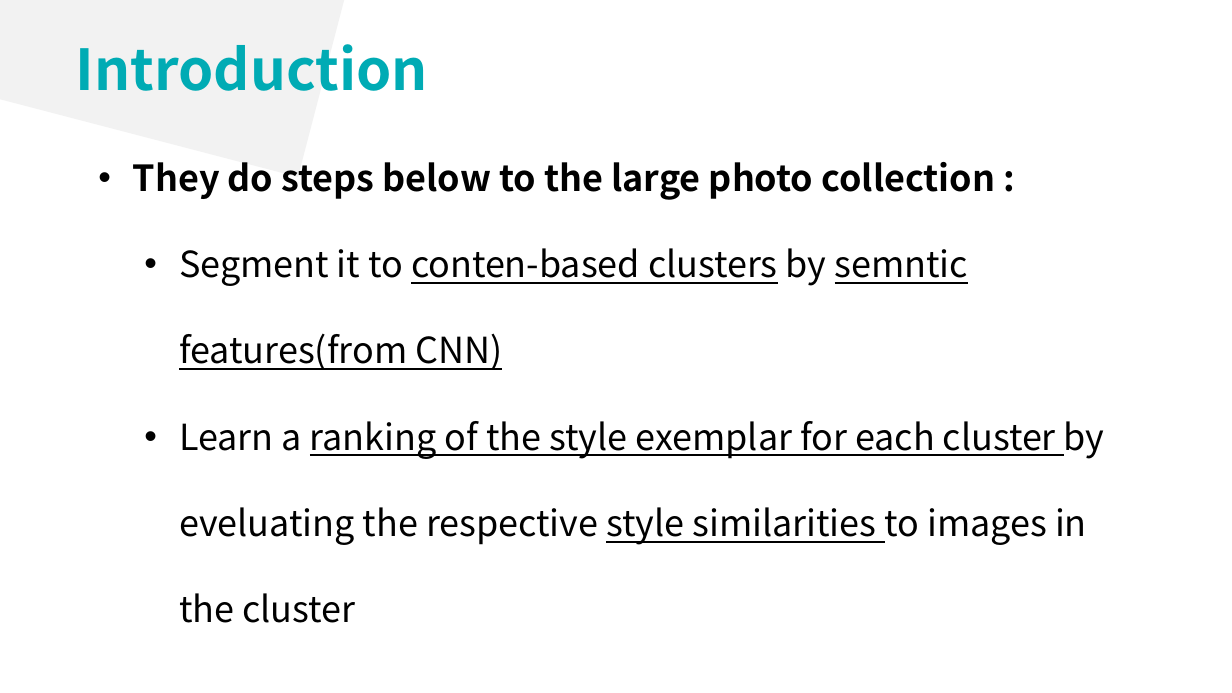
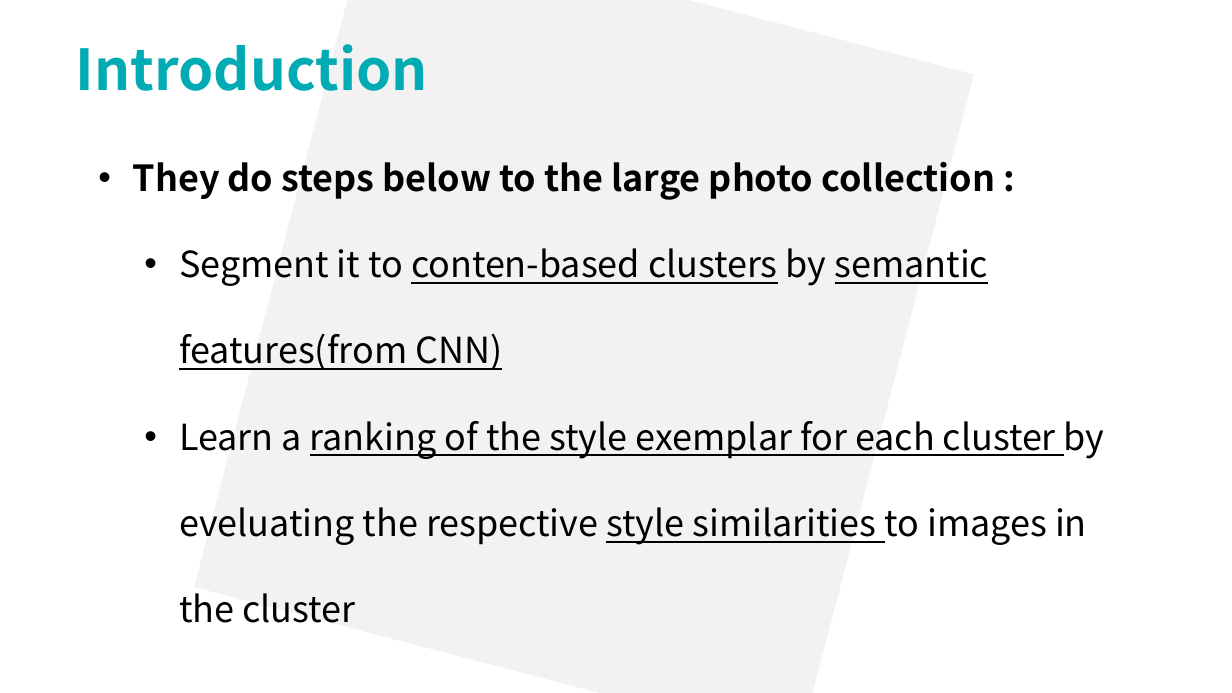
Before and after one commit to lsyoath/sheepy, a slide deck: slide 10 of ComputerVision.pptx (slide 8 before the commit). Drawn at 1232x693 pixels with LibreOffice and Linux fonts; fonts in the diff are those of the drawing. Boxes give left, top, right and bottom in pixels: in the first picture for what was removed or moved away, otherwise in the second. Text is boxed around its words. In the diff, an @@ line names an element or a change of style, - is before the commit and + after.

```diff
--- a/ComputerVision.pptx
+++ b/ComputerVision.pptx
@@ rectangle: place and size @@
-rectangle at [0, 0, 474, 177]
+rectangle at [194, 0, 975, 693]
@@ text at [179, 248, 989, 370]: text changed @@
-  • Segment it to conten-based clusters by semntic features(from CNN)
+  • Segment it to conten-based clusters by semantic features(from CNN)
```
Also in this commit, not shown: 8 other slides changed, 16 slides added, 1 slide removed.
